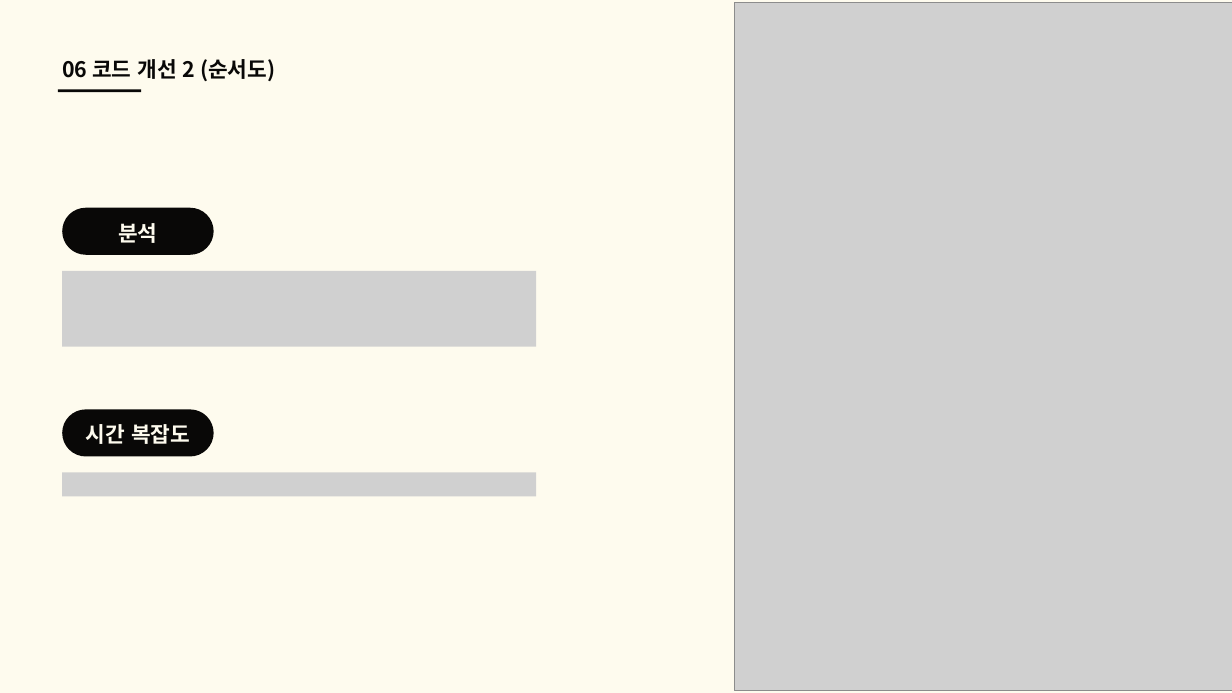
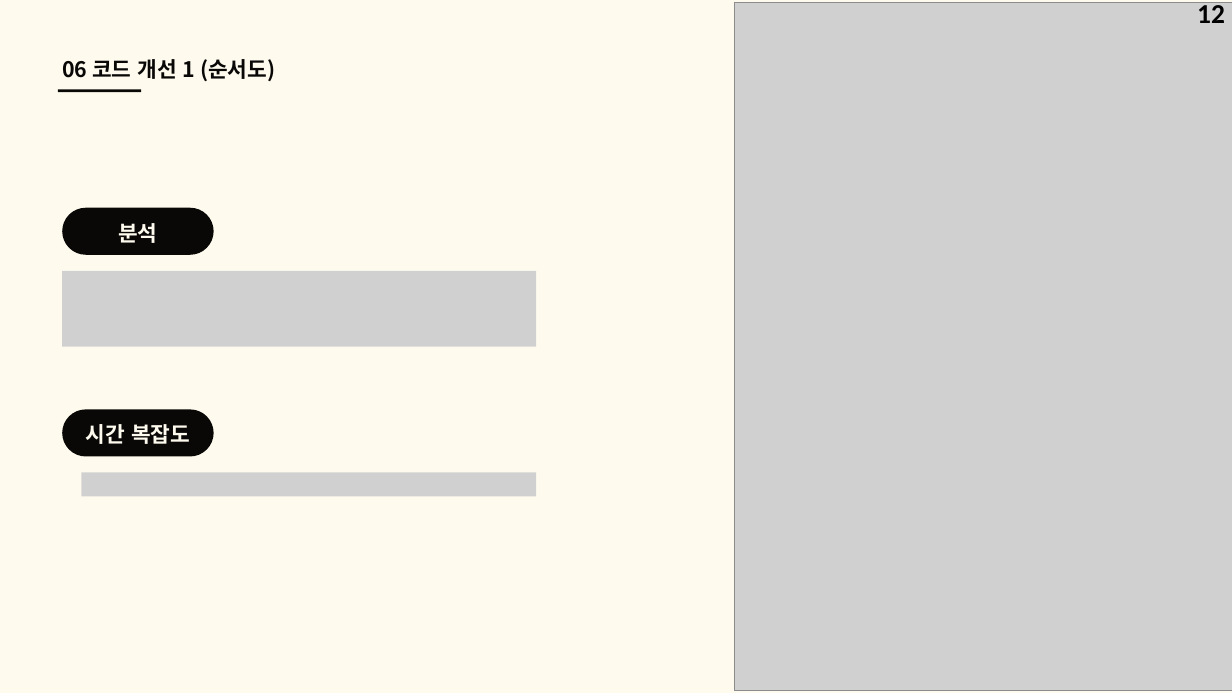
Before and after one commit to good-thing/CargoDriver, a slide deck: slide 12 of 알고리즘 3팀 화물차 알고리즘.pptx (slide 11 before the commit). Drawn at 1232x693 pixels with LibreOffice and Linux fonts; fonts in the diff are those of the drawing; grey boxes stand for pictures. Boxes give left, top, right and bottom in pixels: in the first picture for what was removed or moved away, otherwise in the second. Text is boxed around its words. In the diff, an @@ line names an element or a change of style, - is before the commit and + after.

```diff
--- a/알고리즘 3팀 화물차 알고리즘.pptx
+++ b/알고리즘 3팀 화물차 알고리즘.pptx
@@ page number added at (1197,1,1225,23), 32 pt, text #000000, bold @@
+12
@@ text at (62,59,275,81): text changed @@
-06 코드 개선 2 (순서도)
+06 코드 개선 1 (순서도)
@@ picture: place and size @@
-picture at (62,472,536,496)
+picture at (81,472,536,496)
```
Also in this commit, not shown: 17 other slides changed, 1 slide added, 19 other files.
